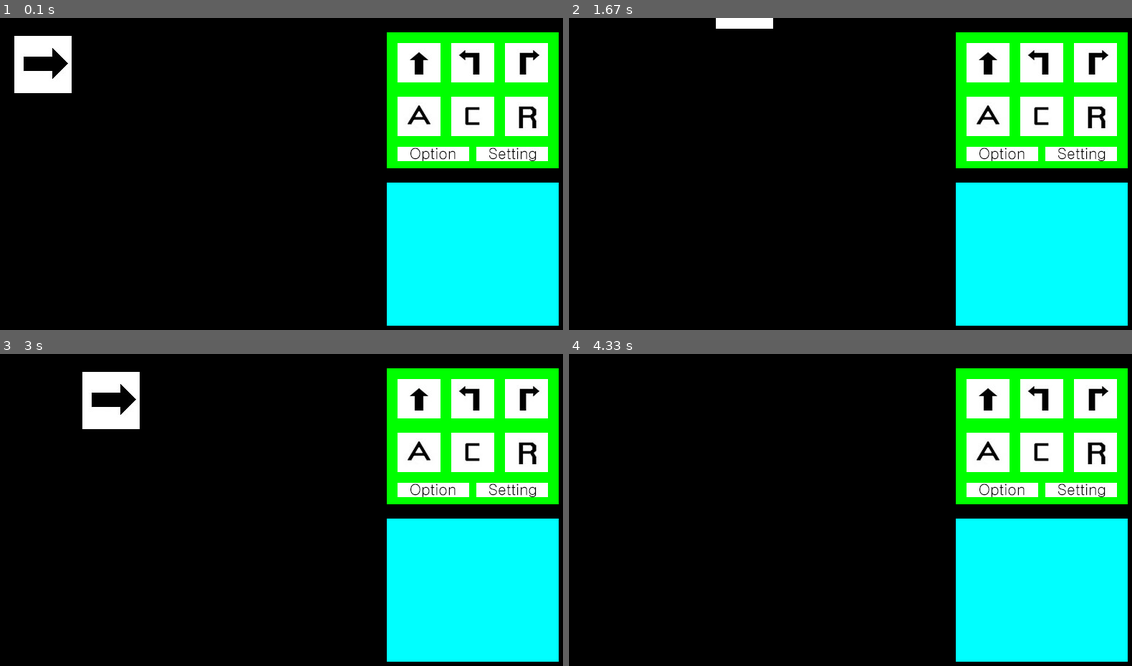
Above: before the commit, frames 1-4 (two rows, left to right).
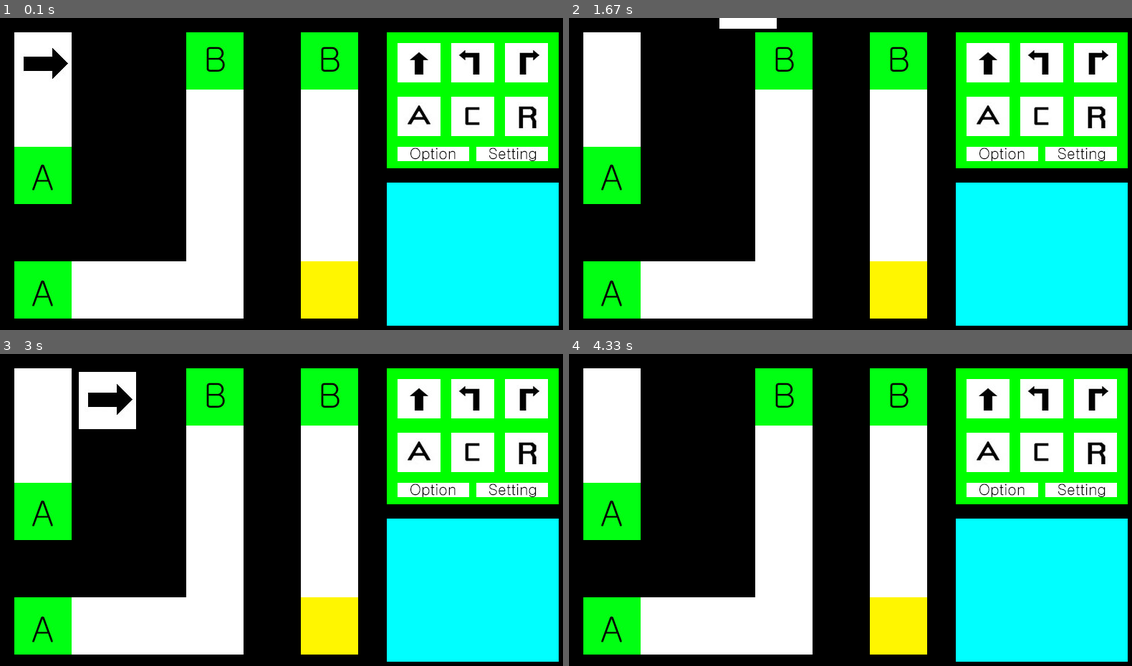
Above: after the commit, the same moments.

Repository: Jeohang/PYPYGAME
Game: pygame game, started from SQW.py
Two runs of this game, one before a commit and one after it. Both use one fixed random seed, a clock stepped at 60 frames per second and the inputs below.
Inputs (mouse positions are in pixels of both pictures, inside the frame that each line leads up to):
- Up to frame 1 (0.1 s): no input
- Up to frame 2 (1.67 s): hold Right 0.33-0.8 s; hold Up 0.83-1.13 s; click (1041, 170) at 1.22 s; hold Right from 1.5 s (still down)
- Up to frame 3 (3 s): release Right at 1.97 s; hold Left 2-2.53 s; hold Down 2.57-2.87 s; hold Left from 2.9 s (still down)
- Up to frame 4 (4.33 s): release Left at 3.3 s; hold Up 3.33-3.7 s

The runs differ from the first frame. In frame 1, 28% of the frame differs, in the area x 2-64%, y 4-97%; in frame 2, 30%; in frame 3, 30%; in frame 4, 30%.

Commit message:
Clean up the resource files and Add map

Diff:
--- a/Class Obction.txt
+++ /dev/null
@@ -1,4 +0,0 @@
-1. Display
-2. Action
-3. SQW
-4.
--- a/SQW.py
+++ b/SQW.py
@@ -9,15 +9,19 @@
     ourScreen = pg.display.set_mode((display_width, display_height))
     rect_x = 80
     rect_y = 80
-    arrow = pg.image.load("arrow.jpg")
-    straight = pg.image.load("straight.jpg")
-    left = pg.image.load("left.jpg")
-    right = pg.image.load("right.jpg")
-    action = pg.image.load("action.jpg")
-    clear = pg.image.load("clear.jpg")
-    run = pg.image.load("run.jpg")
-    setting = pg.image.load("setting.jpg")
-    option = pg.image.load("option.jpg")
+    arrow_r = pg.image.load("arrows\\arrow_r.jpg")
+    arrow_l = pg.image.load("arrows\\arrow_l.jpg")
+    arrow_d = pg.image.load("arrows\\arrow_d.jpg")
+    arrow_u = pg.image.load("arrows\\arrow_u.jpg")
+    straight = pg.image.load("button\\straight.jpg")
+    left = pg.image.load("button\\left.jpg")
+    right = pg.image.load("button\\right.jpg")
+    action = pg.image.load("button\\action.jpg")
+    clear = pg.image.load("button\\clear.jpg")
+    run = pg.image.load("button\\run.jpg")
+    setting = pg.image.load("button\\setting.jpg")
+    option = pg.image.load("button\\option.jpg")
+    map = pg.image.load("maps\\map1.jpg")
     a = 20
     b = 25
 
@@ -26,13 +30,22 @@
 
 
 class Action:
-    mouse_pos = pg.mouse.get_pos()
+    TT = []  # 1(s), 2(l), 3(r), 4(a)
 
     def __init__(self):
         pass
 
-    def moving_arrow(x, y):
-        Map.ourScreen.blit(Map.arrow, (x, y))
+    def moving_arrow_r(x, y):
+        Map.ourScreen.blit(Map.arrow_r, (x, y))
+
+    def moving_arrow_l(x, y):
+        Map.ourScreen.blit(Map.arrow_l, (x, y))
+
+    def moving_arrow_d(x, y):
+        Map.ourScreen.blit(Map.arrow_d, (x, y))
+
+    def moving_arrow_u(x, y):
+        Map.ourScreen.blit(Map.arrow_u, (x, y))
 
     def straight(x, y):
         Map.ourScreen.blit(Map.straight, (x, y))
@@ -71,18 +84,22 @@
                     for y in range(35, 90):
                         if (event.pos[0], event.pos[1]) == (x, y):
                             print("go straight")
+                            Action.TT.append(1)
                 for x in range(630, 690):
                     for y in range(35, 90):
                         if (event.pos[0], event.pos[1]) == (x, y):
                             print("turn left")
+                            Action.TT.append(2)
                 for x in range(705, 765):
                     for y in range(35, 90):
                         if (event.pos[0], event.pos[1]) == (x, y):
                             print("turn right")
+                            Action.TT.append(3)
                 for x in range(555, 615):
                     for y in range(110, 165):
                         if (event.pos[0], event.pos[1]) == (x, y):
                             print("action")
+                            Action.TT.append(4)
                 for x in range(630, 690):
                     for y in range(110, 165):
                         if (event.pos[0], event.pos[1]) == (x, y):
@@ -100,13 +117,17 @@
                         if (event.pos[0], event.pos[1]) == (x, y):
                             print("setting")
         Map.ourScreen.fill((0, 0, 0))
-        Action.moving_arrow(Map.a, Map.b)
         pressed = pg.key.get_pressed()
-        if pressed[pg.K_UP]: Map.b -= 5
-        if pressed[pg.K_DOWN]: Map.b += 5
-        if pressed[pg.K_RIGHT]: Map.a += 5
-        if pressed[pg.K_LEFT]: Map.a -= 5
-        # pg.draw.rect(Map.ourScreen, (255, 255, 255), pg.Rect(20, 20, 500, 410))  # running part
+        if pressed[pg.K_UP]:
+            Map.b -= 5
+        if pressed[pg.K_DOWN]:
+            Map.b += 5
+        if pressed[pg.K_RIGHT]:
+            Map.a += 5
+        if pressed[pg.K_LEFT]:
+            Map.a -= 5
+        #  pg.draw.rect(Map.ourScreen, (255, 255, 255), pg.Rect(20, 20, 500, 410))  # running part
+        Map.ourScreen.blit(Map.map, (20, 20))
         pg.draw.rect(Map.ourScreen, (0, 255, 0), pg.Rect(540, 20, 240, 190))  # button part
         Action.straight(555, 35)
         Action.left(630, 35)
@@ -116,6 +137,7 @@
         Action.run(705, 110)
         Action.option(555, 180)
         Action.setting(665, 180)
+        Action.moving_arrow_r(Map.a, Map.b)
         pg.draw.rect(Map.ourScreen, (0, 255, 255), pg.Rect(540, 230, 240, 200))  # function part
         pg.display.flip()
         clock.tick(60)
--- a/파이게임 layout설정.txt
+++ /dev/null
@@ -1,8 +0,0 @@
-# coding=utf-8
-layout Size = 800 * 450
-
-running part Size = 550 * 400
-
-button part Size = 250 * 400
-
-mm > px ��ȯ
Binary file removed: 1.PNG
Binary file removed: 2.PNG
Binary file removed: 3.PNG
Binary file removed: arrow.jpg
Binary file added: arrows/arrow_d.jpg
Binary file added: arrows/arrow_l.jpg
Binary file added: arrows/arrow_r.jpg
Binary file added: arrows/arrow_u.jpg
Renamed: action.jpg -> button/action.jpg
Renamed: clear.jpg -> button/clear.jpg
Renamed: left.jpg -> button/left.jpg
Renamed: option.jpg -> button/option.jpg
(and 5 more such lines)
